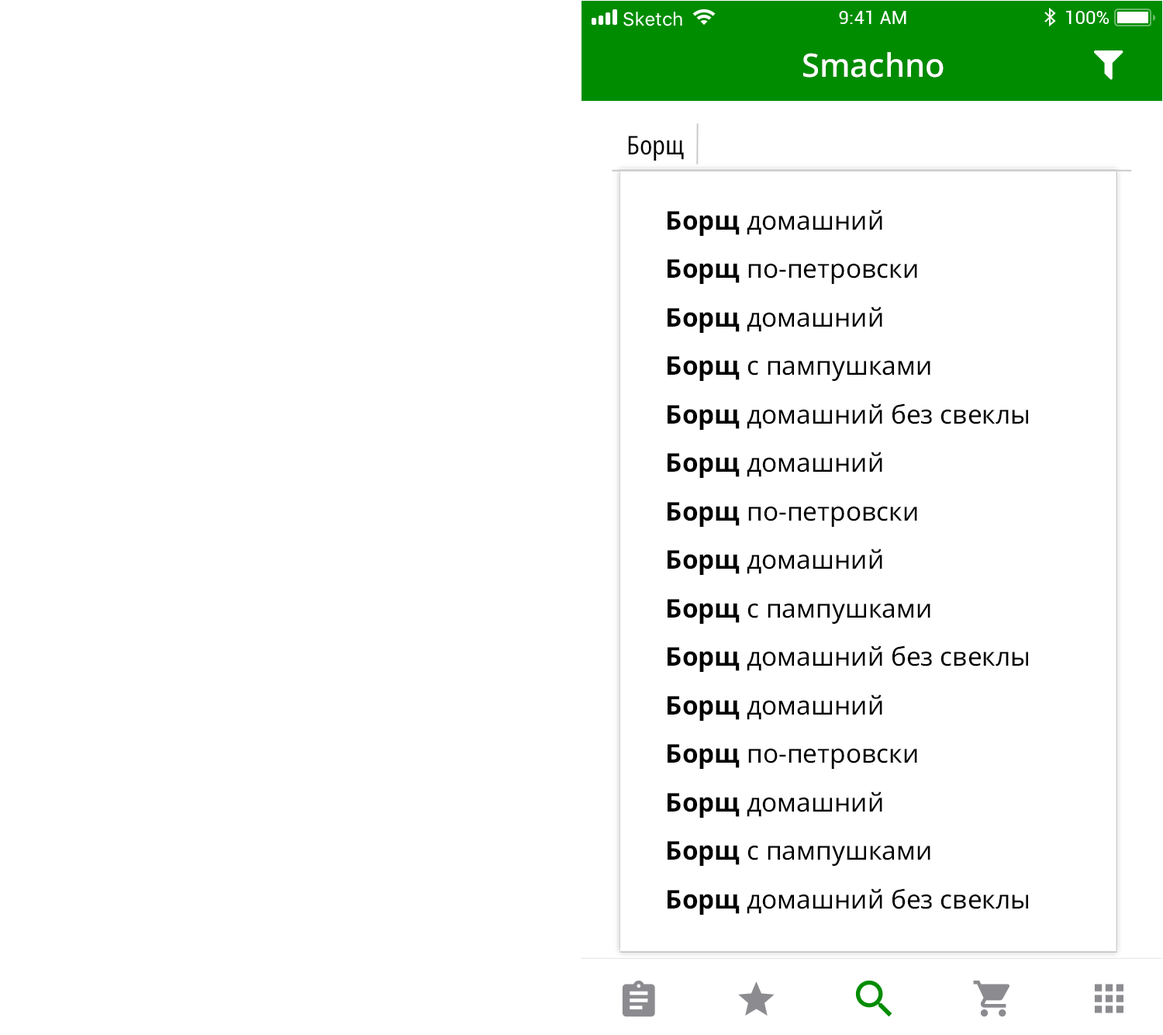
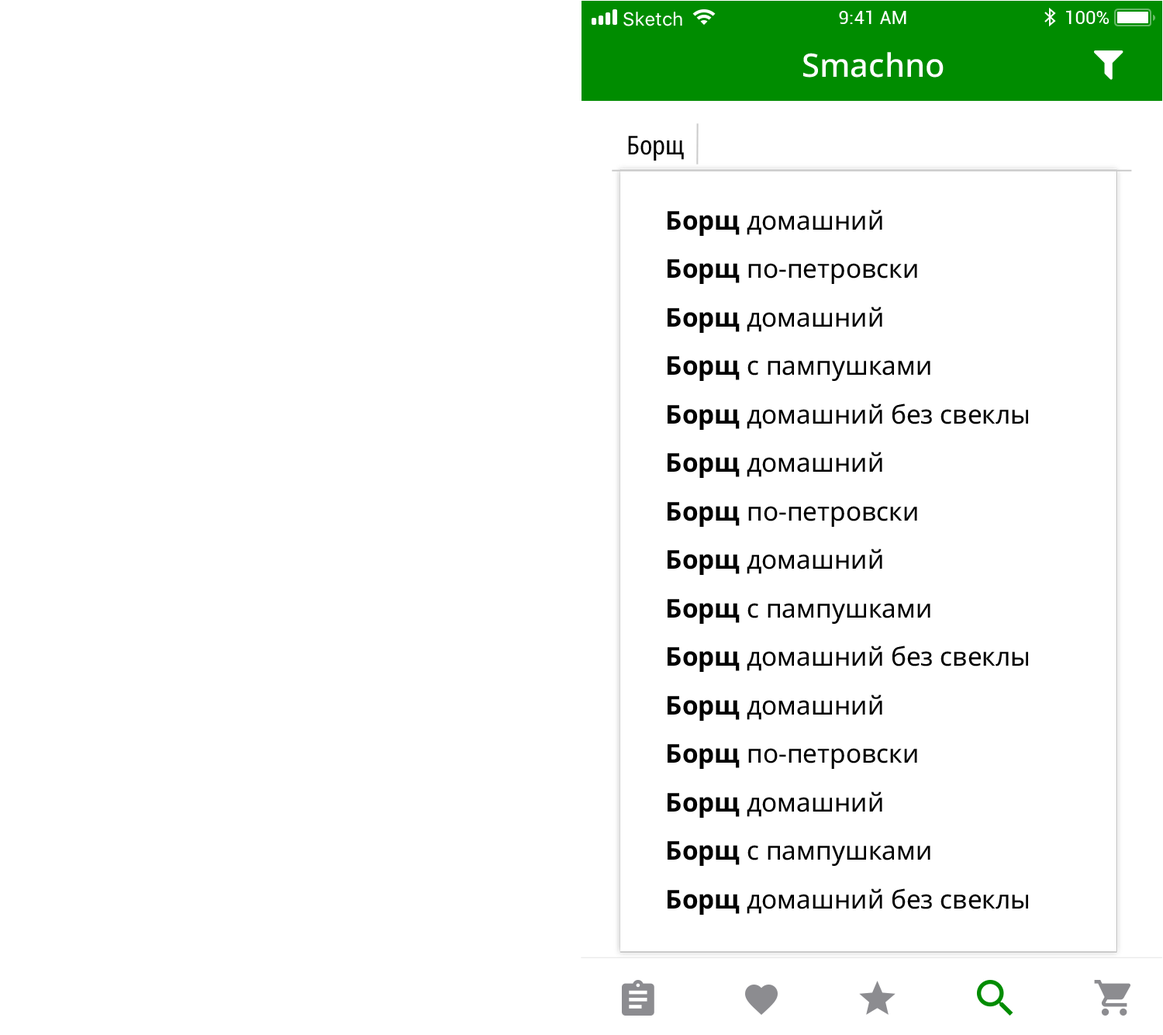
Comparing the layer stacks of the two 1163 × 1035 images. Changes:
unmasked "Compound Shape" (1st of 6, in "smachno_search_name" › "Group 1" › "navigator_bar") over [803, 51, 944, 78]
removed layer "-e-more" from group "menu" over [1094, 983, 1124, 1013]
added layer "-e-recommendation" in group "menu" over [745, 984, 778, 1015]
painted on "-e-home", unmasked it over [621, 979, 656, 1017]
painted on "-e-favorit", unmasked it over [738, 980, 896, 1016]
painted on "-e-search", unmasked it over [855, 979, 1014, 1017]
painted on "-e-shop", unmasked it over [973, 979, 1131, 1017]
painted on "Compound Shape" (2nd of 6, in "smachno_search_name" › "Group 1" › "menu"), unmasked it over [580, 957, 1163, 1017]
